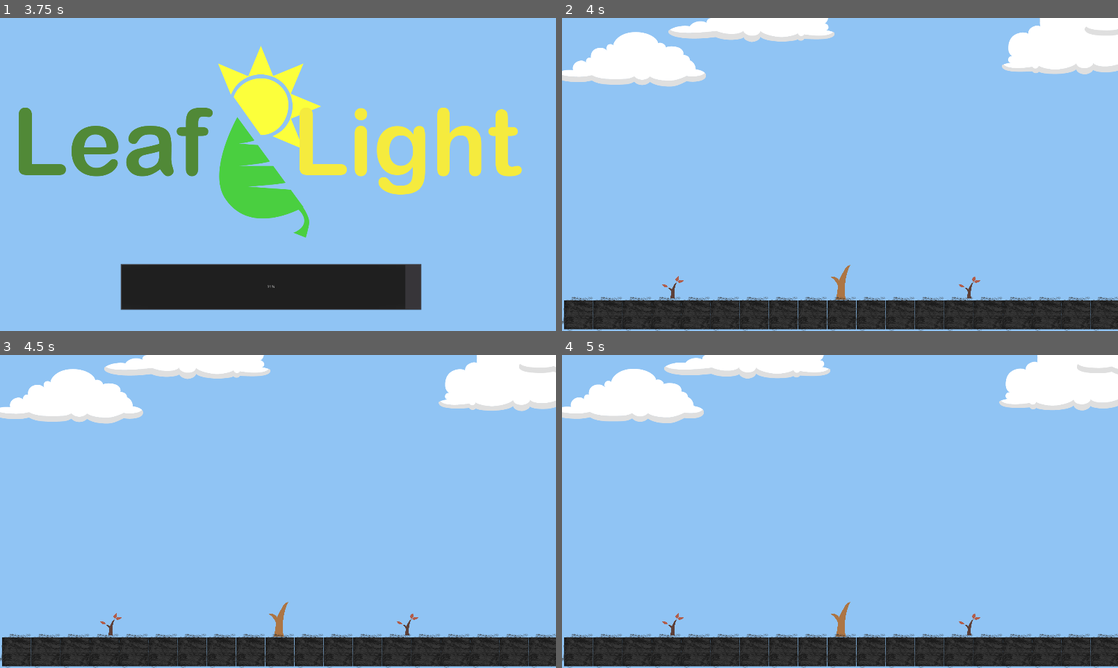
Above: before the commit, frames 1-4 (two rows, left to right).
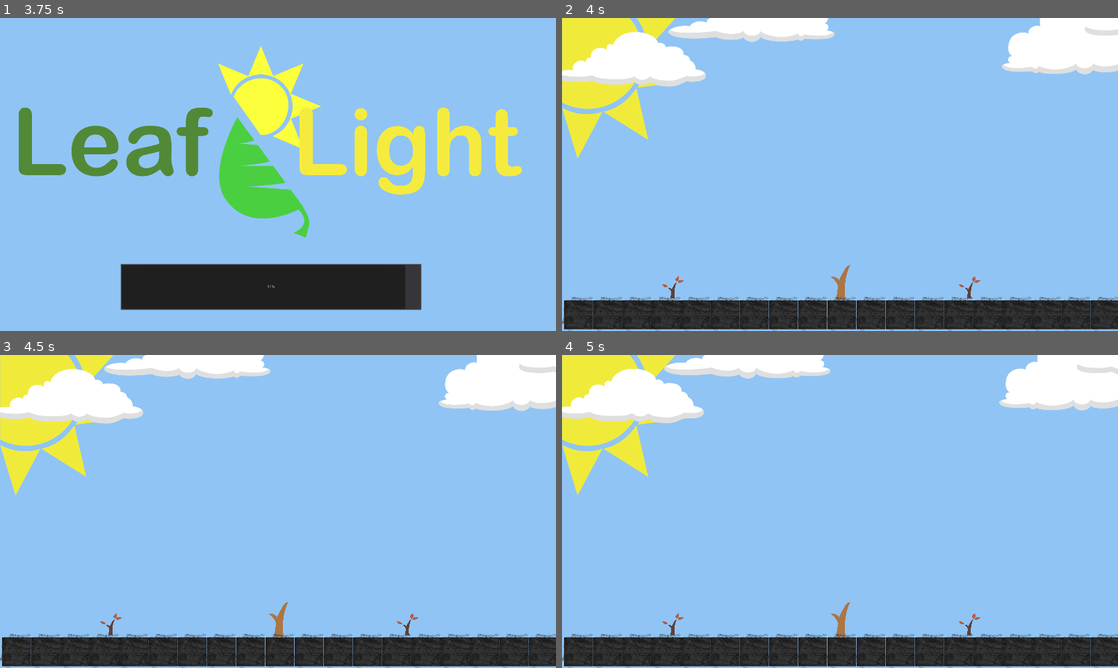
Above: after the commit, the same moments.

Repository: ibryanUW/leaf_light
Game: Godot game, scene res://main_menu/menu_screen.tscn
Same seed, same stepped clock (60 frames per second), same inputs: the game is played once before the commit and once after it.
Inputs (mouse positions are in pixels of both pictures, inside the frame that each line leads up to):
- Up to frame 1 (3.75 s): click (77, 130) at 0.5 s
- Up to frame 2 (4 s): no input
- Up to frame 3 (4.5 s): no input
- Up to frame 4 (5 s): no input

Frame 1 is identical in both runs. In frame 2, 3.6% of the frame differs, in the area x 0-21%, y 0-45%; in frame 3, 3.6%; in frame 4, 3.5%.

Commit message:
Basic Turn Based Movement Implemented (Needs Testing)
Still testing current turn based system and working on getting the the logic correct for generating sunlight within a reasonable distance to the trees.

Diff:
--- a/Scenes/main_game/CloudsRolling.tscn
+++ b/Scenes/main_game/CloudsRolling.tscn
@@ -77,50 +77,50 @@
 anims/clouds_moving_across_sky = SubResource( 1 )
 
 [node name="cloud_1" type="TextureRect" parent="AnimationPlayer"]
-margin_left = -109.814
-margin_top = 41.5301
-margin_right = 404.186
-margin_bottom = 230.53
+margin_left = -16.0
+margin_top = 48.0
+margin_right = 498.0
+margin_bottom = 237.0
 texture = ExtResource( 1 )
 __meta__ = {
 "_edit_use_anchors_": false
 }
 
 [node name="cloud_2" type="TextureRect" parent="AnimationPlayer"]
-margin_left = 183.607
-margin_top = -201.705
-margin_right = 758.607
-margin_bottom = 73.2951
+margin_left = 368.0
+margin_top = -192.0
+margin_right = 943.0
+margin_bottom = 83.0
 texture = ExtResource( 2 )
 __meta__ = {
 "_edit_use_anchors_": false
 }
 
 [node name="cloud_3" type="TextureRect" parent="AnimationPlayer"]
-margin_left = 2280.05
-margin_top = 89.1805
-margin_right = 2794.05
-margin_bottom = 278.182
+margin_left = 2720.0
+margin_top = 128.0
+margin_right = 3234.03
+margin_bottom = 317.003
 texture = ExtResource( 3 )
 __meta__ = {
 "_edit_use_anchors_": false
 }
 
 [node name="cloud_4" type="TextureRect" parent="AnimationPlayer"]
-margin_left = 1406.78
-margin_top = -109.115
-margin_right = 1981.78
-margin_bottom = 165.885
+margin_left = 1520.0
+margin_top = -80.0
+margin_right = 2095.0
+margin_bottom = 195.0
 texture = ExtResource( 4 )
 __meta__ = {
 "_edit_use_anchors_": false
 }
 
 [node name="cloud_5" type="TextureRect" parent="AnimationPlayer"]
-margin_left = 1471.56
-margin_top = -86.1203
-margin_right = 1985.59
-margin_bottom = 102.88
+margin_left = 1808.0
+margin_top = -112.0
+margin_right = 2322.02
+margin_bottom = 77.0
 texture = ExtResource( 1 )
 __meta__ = {
 "_edit_use_anchors_": false
--- a/Scenes/main_game/NewGameScene.tscn
+++ b/Scenes/main_game/NewGameScene.tscn
@@ -1,9 +1,11 @@
-[gd_scene load_steps=6 format=2]
+[gd_scene load_steps=8 format=2]
 
 [ext_resource path="res://scenery_objects/ground@2x.png" type="Texture" id=1]
 [ext_resource path="res://tree_sprites/B IMD 363 Leaf and Light tree 1.png" type="Texture" id=2]
 [ext_resource path="res://scenery_objects/B IMD 363 Leaf and Light enemy tree 1.png" type="Texture" id=3]
 [ext_resource path="res://Scenes/main_game/CloudsRolling.tscn" type="PackedScene" id=4]
+[ext_resource path="res://Scenes/main_game/PlayerCharacter.gd" type="Script" id=5]
+[ext_resource path="res://scenery_objects/B IMD 363 Leaf and Light sun.png" type="Texture" id=6]
 
 [sub_resource type="RectangleShape2D" id=1]
 extents = Vector2( 31.9999, 48.0001 )
@@ -12,6 +14,7 @@
 
 [node name="PlayerCharacter" type="KinematicBody2D" parent="."]
 position = Vector2( 960, 912 )
+script = ExtResource( 5 )
 
 [node name="Player" type="Sprite" parent="PlayerCharacter"]
 scale = Vector2( 0.267903, 0.214621 )
@@ -229,3 +232,11 @@
 }
 
 [node name="CloudsRollingOverhead" parent="." instance=ExtResource( 4 )]
+
+[node name="DaSun" type="TextureRect" parent="."]
+margin_right = 474.0
+margin_bottom = 485.0
+texture = ExtResource( 6 )
+__meta__ = {
+"_edit_use_anchors_": false
+}
--- /dev/null
+++ b/Scenes/main_game/PlayerCharacter.gd
@@ -0,0 +1,8 @@
+extends KinematicBody2D
+
+func _ready():
+	print("Entering the main player script now...")
+
+
+func play_turn():
+	pass
--- /dev/null
+++ b/TurnQueue.gd
@@ -0,0 +1,21 @@
+extends Node
+
+class_name TurnQueue
+
+var active_character
+
+func initialize():
+	# Getting the first child from the tree and storing it
+	# in a variable called `active_character` to represent the
+	# current player.
+	active_character = get_child(0)
+
+func play_turn():
+	yield(active_character.play_turn(), "completed")
+
+	# Get the current player's index in the tree and add 1 to adjust for
+	# array positioning and tell program that end of queue has been reached.
+	var new_index : int = (active_character.get_index() + 1) % get_child_count()
+
+	# Set `active_character` to the node retreived in previous line.
+	active_character = get_child(new_index)
--- a/main_menu/menu_screen.tscn
+++ b/main_menu/menu_screen.tscn
@@ -70,10 +70,10 @@
 size_flags_vertical = 3
 
 [node name="logo" type="TextureRect" parent="HBoxContainer/CenterContainer"]
-margin_left = 387.0
-margin_top = 210.0
-margin_right = 987.0
-margin_bottom = 710.0
+margin_left = 250.0
+margin_top = 170.0
+margin_right = 1050.0
+margin_bottom = 770.0
 rect_min_size = Vector2( 600, 500 )
 texture = ExtResource( 3 )
 stretch_mode = 6
--- a/project.godot
+++ b/project.godot
@@ -8,9 +8,14 @@
 
 config_version=4
 
-_global_script_classes=[  ]
+_global_script_classes=[ {
+"base": "Node",
+"class": "TurnQueue",
+"language": "GDScript",
+"path": "res://TurnQueue.gd"
+} ]
 _global_script_class_icons={
-
+"TurnQueue": ""
 }
 
 [application]
